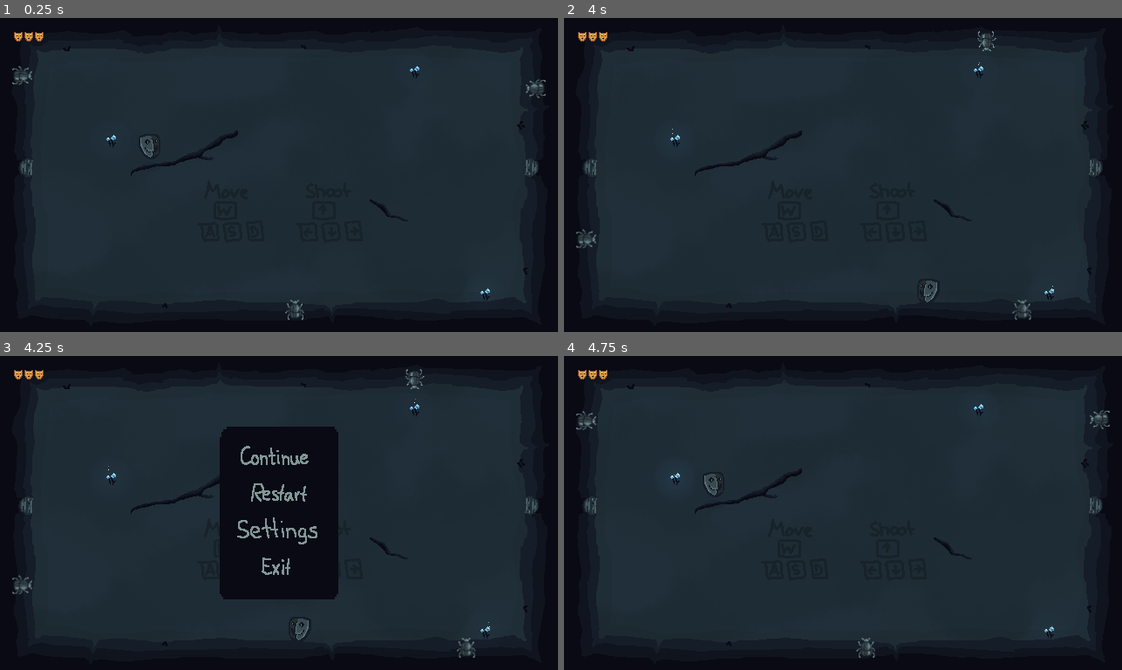
Above: before the commit, frames 1-4 (two rows, left to right).
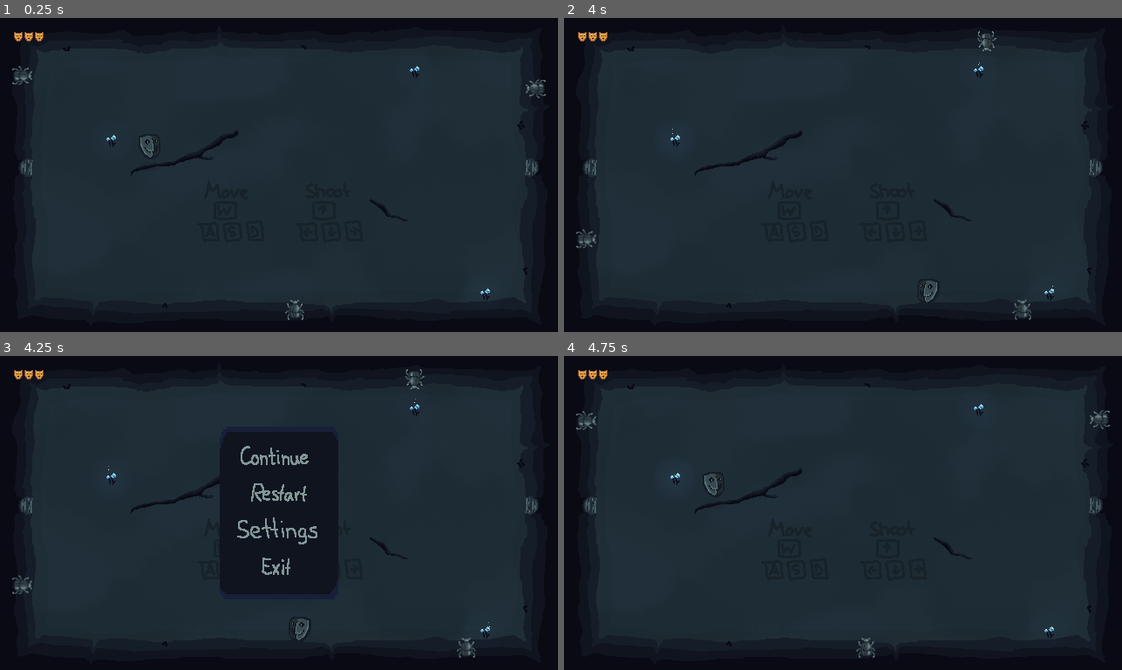
Above: after the commit, the same moments.

Repository: MarcelBlasius/Global-Game-Jam-2026
Game: Godot game, scene res://scenes/main_scene.tscn
Two runs of this game, one before a commit and one after it. Both use one fixed random seed, a clock stepped at 60 frames per second and the inputs below.
Inputs (mouse positions are in pixels of both pictures, inside the frame that each line leads up to):
- Up to frame 1 (0.25 s): no input
- Up to frame 2 (4 s): tap Enter at 0.5 s; move the mouse to (965, 159) at 0.52 s; hold D (right) 0.53-1.28 s; tap Shift at 0.6, 2.1, 3.6 s; click (965, 159) at 0.67 s; move the mouse to (731, 190) at 1.27 s; hold S (down) 1.28-2.03 s; tap Ctrl at 1.35, 2.85 s; move the mouse to (898, 105) at 2.02 s; hold D (right) 2.03-2.78 s; move the mouse to (815, 237) at 2.77 s; hold Up (shoot up) 2.78-3.53 s; click (815, 237) at 2.92 s; move the mouse to (1010, 222) at 3.52 s; hold A (left) from 3.53 s (still down)
- Up to frame 3 (4.25 s): keep holding A (left); tap Escape (close_menu) at 4.15 s
- Up to frame 4 (4.75 s): release A (left) at 4.25 s; click (843, 494) at 4.25 s

Frames 1-2 are identical in both runs. In frame 3, 0.8% of the frame differs, in the area x 39-61%, y 22-78%; in frame 4, nothing differs.

Commit message:
implement settings

Diff:
--- a/spectra/project.godot
+++ b/spectra/project.godot
@@ -14,6 +14,10 @@
 run/main_scene="uid://bkn7yb5jcjed1"
 config/features=PackedStringArray("4.6", "GL Compatibility")
 config/icon="res://icon.svg"
+
+[autoload]
+
+Settings="*uid://chhbbgg32e8fj"
 
 [display]
 
--- /dev/null
+++ b/spectra/ressources/atlas_textures/settings_menu/button_close.tres
@@ -0,0 +1,7 @@
+[gd_resource type="AtlasTexture" format=3 uid="uid://b0g2r6l5wiw5y"]
+
+[ext_resource type="Texture2D" uid="uid://b06ewonenu7hk" path="res://ressources/spritesheet.png" id="1_b82pb"]
+
+[resource]
+atlas = ExtResource("1_b82pb")
+region = Rect2(912, 1656, 56, 32)
--- /dev/null
+++ b/spectra/ressources/atlas_textures/settings_menu/button_close_hovered.tres
@@ -0,0 +1,7 @@
+[gd_resource type="AtlasTexture" format=3 uid="uid://bc1xamp1k55jd"]
+
+[ext_resource type="Texture2D" uid="uid://b06ewonenu7hk" path="res://ressources/spritesheet.png" id="1_kbtef"]
+
+[resource]
+atlas = ExtResource("1_kbtef")
+region = Rect2(992, 1656, 56, 32)
--- /dev/null
+++ b/spectra/ressources/atlas_textures/settings_menu/volume.tres
@@ -0,0 +1,7 @@
+[gd_resource type="AtlasTexture" format=3 uid="uid://co1pby6pb88q6"]
+
+[ext_resource type="Texture2D" uid="uid://b06ewonenu7hk" path="res://ressources/spritesheet.png" id="1_w08oe"]
+
+[resource]
+atlas = ExtResource("1_w08oe")
+region = Rect2(672, 1848, 72, 24)
--- a/spectra/scenes/silas/game_menu.tscn
+++ b/spectra/scenes/silas/game_menu.tscn
@@ -11,6 +11,7 @@
 [ext_resource type="Texture2D" uid="uid://c7qnem04040i" path="res://ressources/atlas_textures/game_menu/button_exit.tres" id="8_fp28n"]
 [ext_resource type="Texture2D" uid="uid://dbjp4bnev0wc8" path="res://ressources/atlas_textures/game_menu/button_exit_hovered.tres" id="9_p2c7i"]
 [ext_resource type="Texture2D" uid="uid://c6vtrlaei2hpi" path="res://ressources/atlas_textures/game_menu/background.tres" id="10_aigmv"]
+[ext_resource type="PackedScene" uid="uid://dctlcgiaa710p" path="res://scenes/silas/settings_menu.tscn" id="12_a08ow"]
 
 [node name="GameMenu" type="Control" unique_id=1060992188]
 process_mode = 3
@@ -73,6 +74,9 @@
 texture_normal = ExtResource("8_fp28n")
 texture_hover = ExtResource("9_p2c7i")
 
+[node name="SettingsMenu" parent="." unique_id=1211209358 instance=ExtResource("12_a08ow")]
+layout_mode = 1
+
 [connection signal="pressed" from="Window/MarginContainer/VBoxContainer/ButtonContinue" to="." method="_on_button_continue_pressed"]
 [connection signal="pressed" from="Window/MarginContainer/VBoxContainer/ButtonRestart" to="." method="_on_button_restart_pressed"]
 [connection signal="pressed" from="Window/MarginContainer/VBoxContainer/ButtonSettings" to="." method="_on_button_settings_pressed"]
--- a/spectra/scenes/silas/main_menu.tscn
+++ b/spectra/scenes/silas/main_menu.tscn
@@ -2,7 +2,6 @@
 
 [ext_resource type="Script" uid="uid://b2pf5pmgiec63" path="res://scripts/main_menu.gd" id="1_36jji"]
 [ext_resource type="Texture2D" uid="uid://ba4a4idawf5wf" path="res://ressources/atlas_textures/main_menu/button_start.tres" id="2_2hyvm"]
-[ext_resource type="PackedScene" uid="uid://bkn7yb5jcjed1" path="res://scenes/main_scene.tscn" id="2_evkfa"]
 [ext_resource type="Texture2D" uid="uid://n5qhc5d4j003" path="res://ressources/atlas_textures/main_menu/background.tres" id="2_oe1it"]
 [ext_resource type="Texture2D" uid="uid://dxuca6bw6tatd" path="res://ressources/atlas_textures/main_menu/button_settings.tres" id="3_hhpil"]
 [ext_resource type="PackedScene" uid="uid://c5fuyafloib7" path="res://scenes/silas/menu_button.tscn" id="4_36jji"]
@@ -10,6 +9,7 @@
 [ext_resource type="Texture2D" uid="uid://b3qbqyjrfim7m" path="res://ressources/atlas_textures/main_menu/button_settings_hovered.tres" id="8_nwhpg"]
 [ext_resource type="Texture2D" uid="uid://c0nd547dirnlg" path="res://ressources/atlas_textures/main_menu/button_quit.tres" id="9_nwhpg"]
 [ext_resource type="Texture2D" uid="uid://bvfovj34ncq50" path="res://ressources/atlas_textures/main_menu/button_quit_hovered.tres" id="10_evkfa"]
+[ext_resource type="PackedScene" uid="uid://dctlcgiaa710p" path="res://scenes/silas/settings_menu.tscn" id="10_nwhpg"]
 
 [node name="MainMenu" type="Control" unique_id=614620433]
 layout_mode = 3
@@ -21,7 +21,6 @@
 size_flags_horizontal = 3
 size_flags_vertical = 3
 script = ExtResource("1_36jji")
-scene_to_load = ExtResource("2_evkfa")
 
 [node name="TextureRect" type="TextureRect" parent="." unique_id=1312540264]
 layout_mode = 1
@@ -60,6 +59,9 @@
 texture_normal = ExtResource("9_nwhpg")
 texture_hover = ExtResource("10_evkfa")
 
+[node name="SettingsMenu" parent="." unique_id=1211209358 instance=ExtResource("10_nwhpg")]
+layout_mode = 1
+
 [connection signal="pressed" from="VBoxContainer/ButtonStart" to="." method="_on_button_start_pressed"]
 [connection signal="pressed" from="VBoxContainer/ButtonSettings" to="." method="_on_button_settings_pressed"]
 [connection signal="pressed" from="VBoxContainer/ButtonQuit" to="." method="_on_button_quit_pressed"]
--- /dev/null
+++ b/spectra/scenes/silas/settings_menu.tscn
@@ -0,0 +1,87 @@
+[gd_scene format=3 uid="uid://dctlcgiaa710p"]
+
+[ext_resource type="Script" uid="uid://b4wxjaaajg8yu" path="res://scripts/settings_menu.gd" id="1_75tev"]
+[ext_resource type="Texture2D" uid="uid://c6vtrlaei2hpi" path="res://ressources/atlas_textures/game_menu/background.tres" id="1_klqf3"]
+[ext_resource type="Texture2D" uid="uid://co1pby6pb88q6" path="res://ressources/atlas_textures/settings_menu/volume.tres" id="2_j8t25"]
+[ext_resource type="Texture2D" uid="uid://b0g2r6l5wiw5y" path="res://ressources/atlas_textures/settings_menu/button_close.tres" id="4_14tbu"]
+[ext_resource type="PackedScene" uid="uid://c5fuyafloib7" path="res://scenes/silas/menu_button.tscn" id="4_mi8vl"]
+[ext_resource type="Texture2D" uid="uid://bc1xamp1k55jd" path="res://ressources/atlas_textures/settings_menu/button_close_hovered.tres" id="5_3yyqo"]
+
+[node name="SettingsMenu" type="Control" unique_id=1396697738]
+layout_mode = 3
+anchors_preset = 15
+anchor_right = 1.0
+anchor_bottom = 1.0
+grow_horizontal = 2
+grow_vertical = 2
+script = ExtResource("1_75tev")
+
+[node name="Panel" type="Panel" parent="." unique_id=1619251193]
+modulate = Color(1, 1, 1, 0)
+layout_mode = 1
+anchors_preset = 8
+anchor_left = 0.5
+anchor_top = 0.5
+anchor_right = 0.5
+anchor_bottom = 0.5
+offset_left = -320.0
+offset_top = -180.0
+offset_right = 320.0
+offset_bottom = 180.0
+grow_horizontal = 2
+grow_vertical = 2
+
+[node name="Window" type="MarginContainer" parent="." unique_id=936047747]
+layout_mode = 1
+anchors_preset = 8
+anchor_left = 0.5
+anchor_top = 0.5
+anchor_right = 0.5
+anchor_bottom = 0.5
+offset_left = -62.0
+offset_top = -63.0
+offset_right = 62.0
+offset_bottom = 63.0
+grow_horizontal = 2
+grow_vertical = 2
+
+[node name="TextureRect" type="TextureRect" parent="Window" unique_id=577194160]
+layout_mode = 2
+texture = ExtResource("1_klqf3")
+
+[node name="MarginContainer" type="MarginContainer" parent="Window" unique_id=1505226839]
+layout_mode = 2
+theme_override_constants/margin_left = 20
+theme_override_constants/margin_top = 20
+theme_override_constants/margin_right = 20
+theme_override_constants/margin_bottom = 20
+
+[node name="VBoxContainer" type="VBoxContainer" parent="Window/MarginContainer" unique_id=336430600]
+layout_mode = 2
+theme_override_constants/separation = 10
+
+[node name="HBoxContainer" type="HBoxContainer" parent="Window/MarginContainer/VBoxContainer" unique_id=1365388132]
+layout_mode = 2
+
+[node name="TextureRect" type="TextureRect" parent="Window/MarginContainer/VBoxContainer/HBoxContainer" unique_id=856375945]
+layout_mode = 2
+texture = ExtResource("2_j8t25")
+
+[node name="VolumeSlider" type="HSlider" parent="Window/MarginContainer/VBoxContainer/HBoxContainer" unique_id=1574196207]
+custom_minimum_size = Vector2(100, 0)
+layout_mode = 2
+size_flags_horizontal = 3
+size_flags_vertical = 8
+step = 5.0
+
+[node name="Gap" type="Control" parent="Window/MarginContainer/VBoxContainer" unique_id=85261496]
+custom_minimum_size = Vector2(0, 10)
+layout_mode = 2
+
+[node name="CloseButton" parent="Window/MarginContainer/VBoxContainer" unique_id=936845202 instance=ExtResource("4_mi8vl")]
+layout_mode = 2
+texture_normal = ExtResource("4_14tbu")
+texture_hover = ExtResource("5_3yyqo")
+
+[connection signal="value_changed" from="Window/MarginContainer/VBoxContainer/HBoxContainer/VolumeSlider" to="." method="_on_volume_slider_value_changed"]
+[connection signal="pressed" from="Window/MarginContainer/VBoxContainer/CloseButton" to="." method="_on_close_button_pressed"]
--- a/spectra/scripts/game_menu.gd
+++ b/spectra/scripts/game_menu.gd
@@ -1,8 +1,10 @@
 extends Control
 
 @onready var window: MarginContainer = $Window
+@onready var settings_menu: SettingsMenu = $SettingsMenu
 
 func _ready() -> void:
+	settings_menu.close()
 	close()
 
 func open() -> void:
@@ -27,7 +29,7 @@
 	get_tree().change_scene_to_file("res://scenes/main_scene.tscn")
 
 func _on_button_settings_pressed() -> void:
-	pass # Replace with function body.
+	settings_menu.open()
 
 func _on_button_exit_pressed() -> void:
 	close()
--- a/spectra/scripts/main_menu.gd
+++ b/spectra/scripts/main_menu.gd
@@ -1,10 +1,15 @@
 extends Control
+
+@onready var settings_menu: SettingsMenu = $SettingsMenu
+
+func _ready() -> void:
+	settings_menu.close()
 
 func _on_button_start_pressed() -> void:
 	get_tree().change_scene_to_file("res://scenes/main_scene.tscn")
 
 func _on_button_settings_pressed() -> void:
-	pass
+	settings_menu.open()
 
 func _on_button_quit_pressed() -> void:
 	get_tree().quit()
--- /dev/null
+++ b/spectra/scripts/settings.gd
@@ -0,0 +1,3 @@
+extends Node
+
+var volume := 50.0
--- /dev/null
+++ b/spectra/scripts/settings_menu.gd
@@ -0,0 +1,25 @@
+class_name SettingsMenu
+extends Control
+
+@onready var volume_slider: HSlider = $Window/MarginContainer/VBoxContainer/HBoxContainer/VolumeSlider
+@onready var window: MarginContainer = $Window
+
+func _ready() -> void:
+	volume_slider.value = Settings.volume
+
+func _input(event: InputEvent) -> void:
+	if event.is_action_pressed("close_menu") && visible:
+		close()
+		get_viewport().set_input_as_handled()
+
+func open() -> void:
+	show()
+
+func close() -> void:
+	hide()
+
+func _on_close_button_pressed() -> void:
+	close()
+
+func _on_volume_slider_value_changed(value: float) -> void:
+	Settings.volume = value
Binary file changed: spectra/ressources/spritesheet.png
Not shown, added: spectra/scripts/settings.gd.uid
Not shown, added: spectra/scripts/settings_menu.gd.uid
